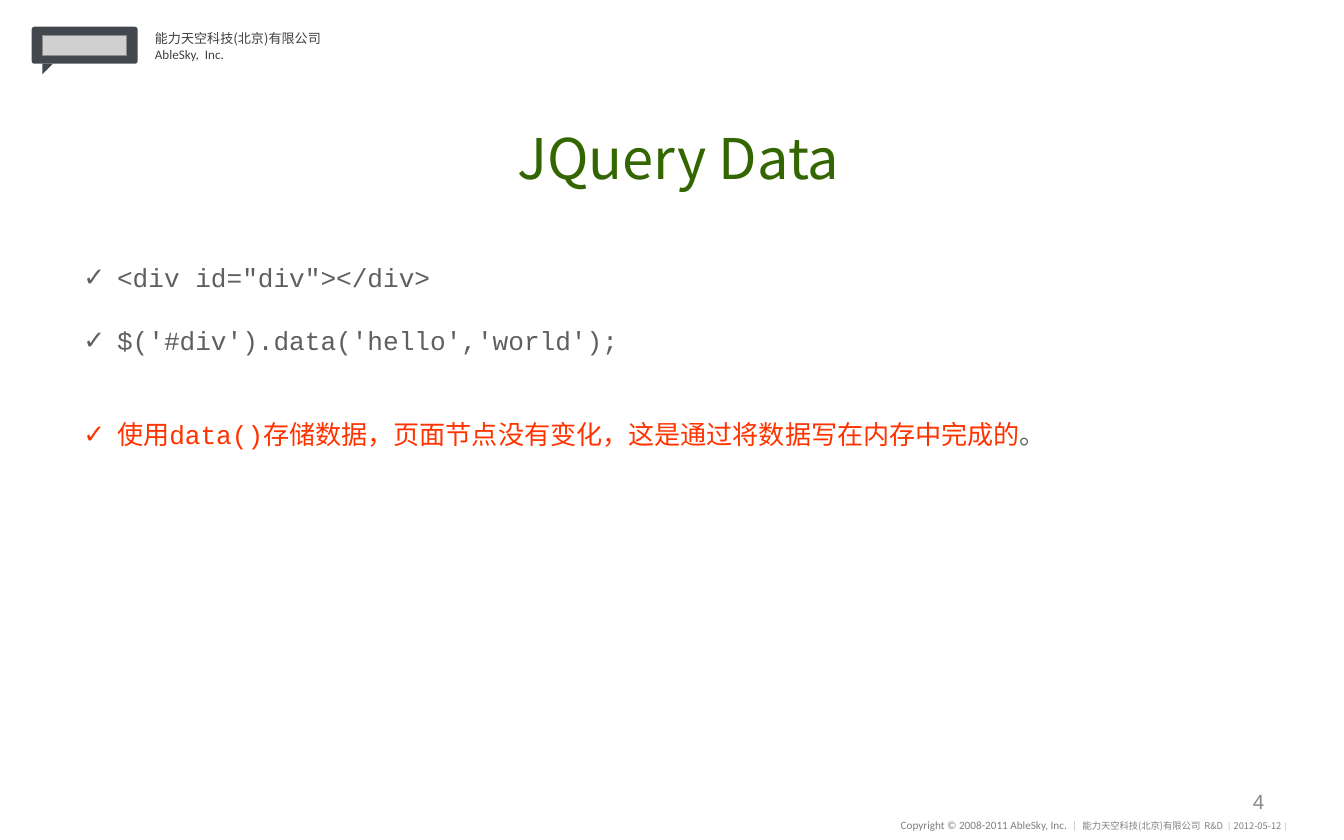
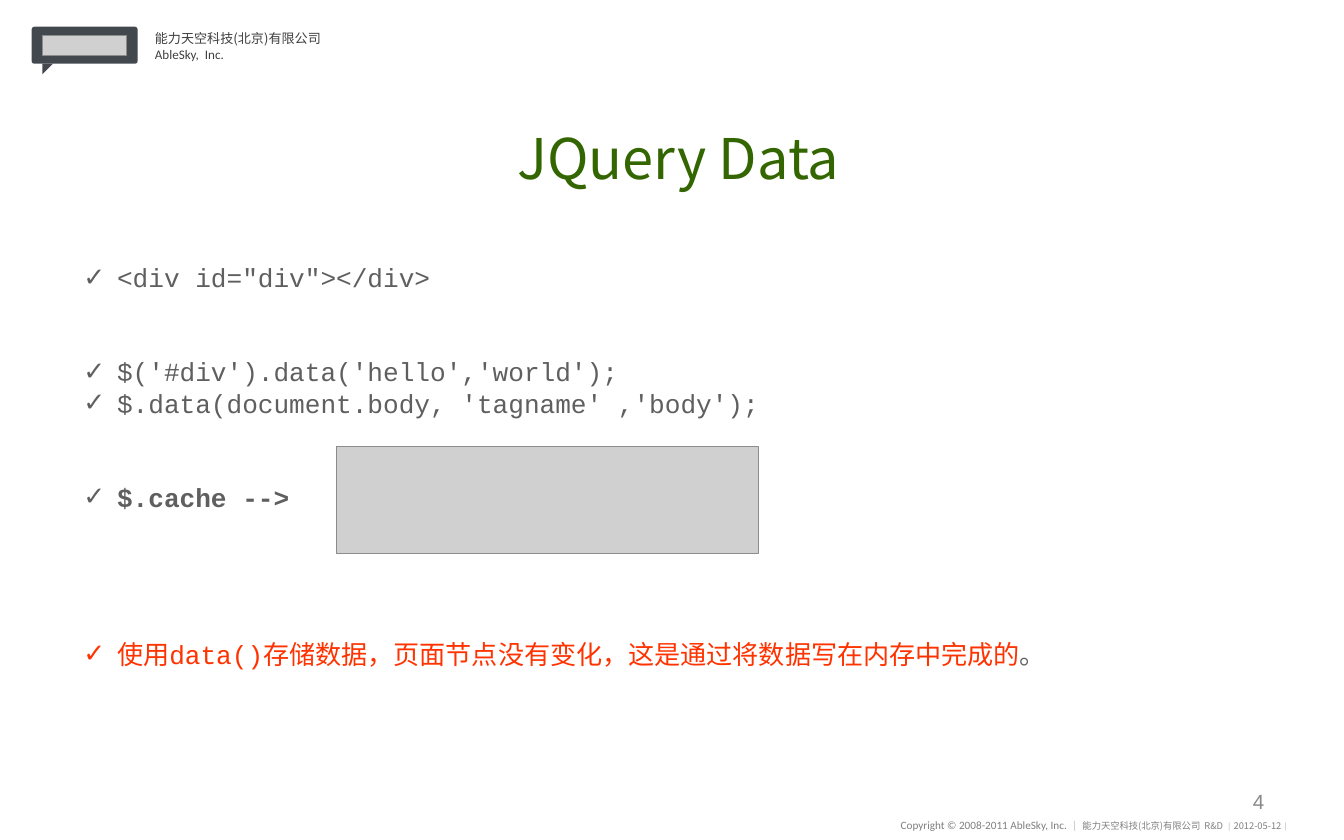
Before and after one commit to qingxiangchayun/qingxiangchayun.github.io, a slide deck: slide 4 of share/20150108-jquery data.ppt. Drawn at 1344x840 pixels with LibreOffice and Linux fonts; fonts in the diff are those of the drawing; grey boxes stand for pictures. Boxes give left, top, right and bottom in pixels: in the first picture for what was removed or moved away, otherwise in the second. Text is boxed around its words. In the diff, an @@ line names an element or a change of style, - is before the commit and + after.

Commit message:
jquery data

```diff
--- a/share/20150108-jquery data.ppt
+++ b/share/20150108-jquery data.ppt
@@ text at box(117, 395, 759, 509): paragraphs added @@
+✓ $.data(document.body, 'tagname' ,'body');
+✓ $.cache -->
@@ picture added at box(337, 446, 758, 553) @@
```
Also in this commit, not shown: 1 other slide changed, 2 slides added.
